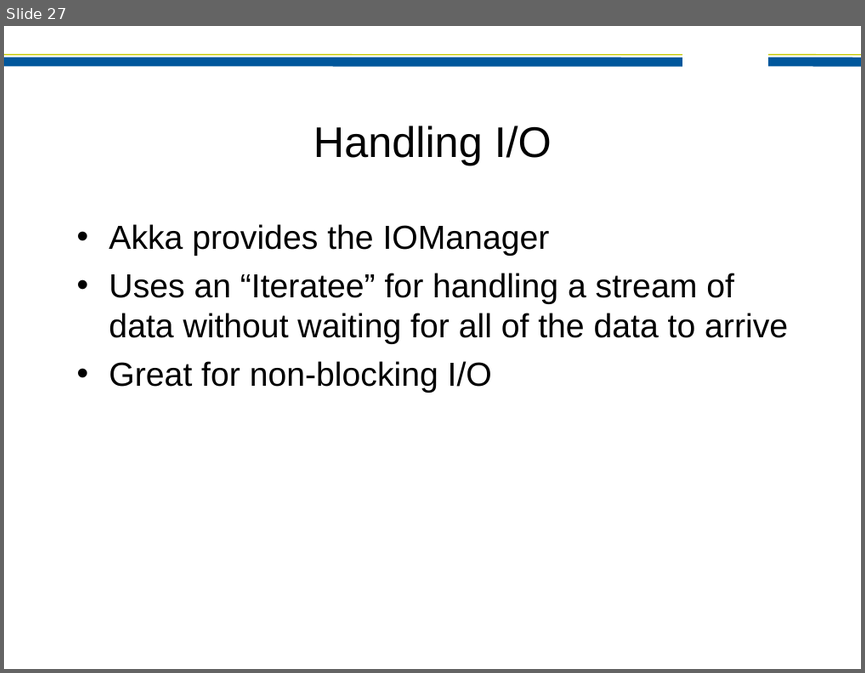
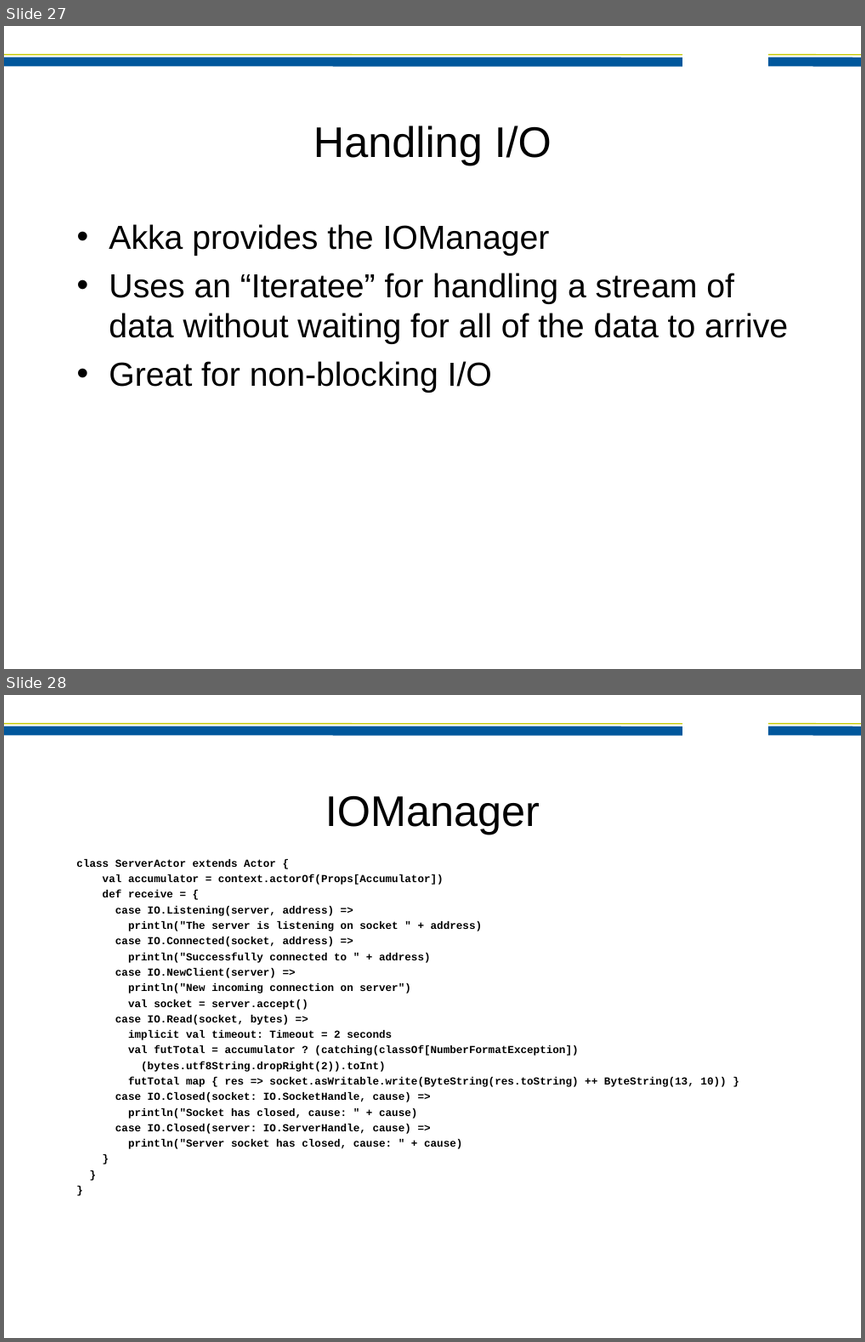
Before and after one commit to jamie-allen/effective_actors, a slide deck: EffectiveActors-JaxConf2012.ppt. Shown one above the other, each under a label of ours: slide 27 before the commit, slides 27 and 28 after it. The pictures are 865x673 and 865x1342 pixels, drawn with LibreOffice and Linux fonts; fonts in the diff are those of the drawing; background and template pictures are left out. Boxes give left, top, right and bottom in pixels: in the first picture for what was removed or moved away, otherwise in the second. Text is boxed around its words. In the diff, an @@ line names an element or a change of style, - is before the commit and + after.

```diff
--- a/EffectiveActors-JaxConf2012.ppt
+++ b/EffectiveActors-JaxConf2012.ppt
@@ slide 28 added at (4,695,861,1338), background #FFFFFF; not listed: 4 template elements that a slide beside it also shows @@
@@ title added at (325,795,540,834), 36 pt, text #000000 @@
+IOManager
@@ text added at (76,859,726,1149), 9 pt, text #000000, bold @@
+class ServerActor extends Actor {
+val accumulator = context.actorOf(Props[Accumulator])
+def receive = {
+case IO.Listening(server, address) =>
+println("The server is listening on socket " + address)
+case IO.Connected(socket, address) =>
+println("Successfully connected to " + address)
+case IO.NewClient(server) =>
+println("New incoming connection on server")
+val socket = server.accept()
+case IO.Read(socket, bytes) =>
+implicit val timeout: Timeout = 2 seconds
+val futTotal = accumulator ? (catching(classOf[NumberFormatException])
+(bytes.utf8String.dropRight(2)).toInt)
+futTotal map { res => socket.asWritable.write(ByteString(res.toString) ++ ByteString(13, 10)) }
+case IO.Closed(socket: IO.SocketHandle, cause) =>
+println("Socket has closed, cause: " + cause)
+case IO.Closed(server: IO.ServerHandle, cause) =>
+println("Server socket has closed, cause: " + cause)
+}
+}
+}
```
Also in this commit, not shown: 1 slide changed, 3 other files.
